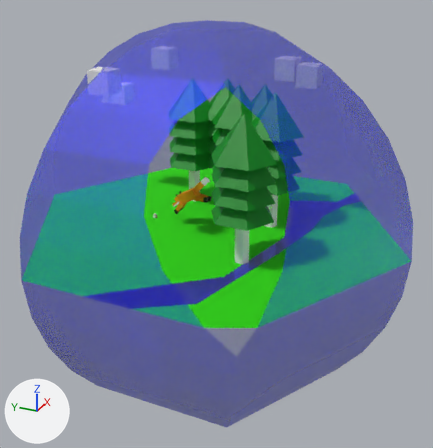
The glTF model blenderScene_a-frame_version.glb as it was, and as the next commit left it.
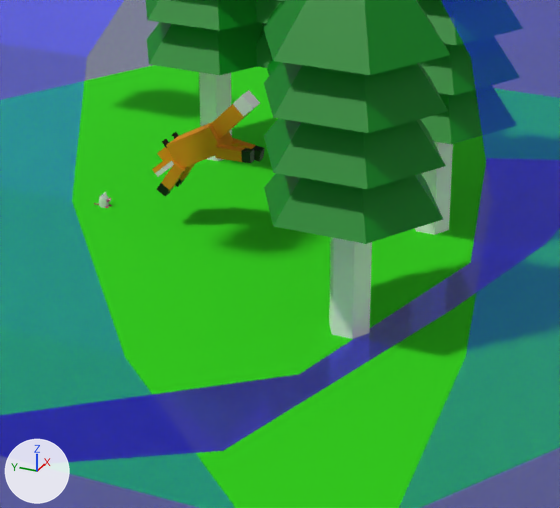
Old and new are each drawn whole from a 50 mm camera at (-51.4, -23.7, 25.8) aimed at (0.2, -0.4, 0.0) and again close up on the part from 27% to 73% of the width and 32% to 72% of the height. The lights are fixed; the arrows at lower left show +X, +Y and +Z. Everything nearer to the camera than a plane just in front of the edit is cut away. Where no turn or scale is listed for an object, it has been applied to the vertices.

The older version as bpy lines, for what is in view:
```python
ob_cylinder_001 = bpy.data.objects.new('Cylinder.001', me_cylinder_001)
ob_cylinder_001.location = (6.77, 1.22, 2.92)
ob_cylinder_002 = bpy.data.objects.new('Cylinder.002', me_cylinder_002)
ob_cylinder_002.location = (5.3, 4.58, 2.92)
ob_cylinder_003 = bpy.data.objects.new('Cylinder.003', me_cylinder_003)
ob_cylinder_003.location = (4.39, -1.05, 2.92)
ob_cylinder_004 = bpy.data.objects.new('Cylinder.004', me_cylinder_004)
ob_cylinder_004.location = (2.27, -5.58, 2.92)
ob_cylinder_005 = bpy.data.objects.new('Cylinder.005', me_cylinder_005)
ob_cylinder_005.location = (-6.25, -5.85, 2.92)
ob_sphere = bpy.data.objects.new('Sphere', me_sphere_001)
ob_sphere.location = (0.0, 0.0, 0.0)
ob_torus_008 = bpy.data.objects.new('Torus.008', me_torus_008)
ob_torus_008.location = (-0.92, 6.21, 0.47)
# also in view: 'Circle.001' at (0.0, 0.0, 0.0); 'Cube.008' at (-1.1, 1.8, 3.3); 'Circle' at (-1.4, -4.6, 0.0)
```
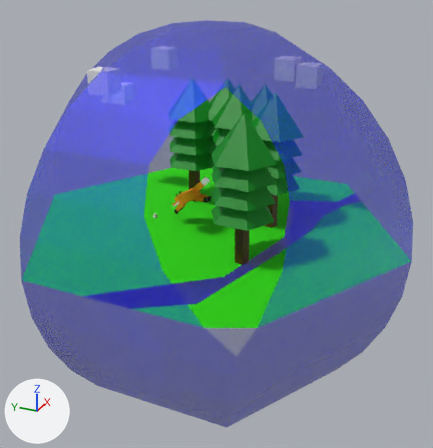
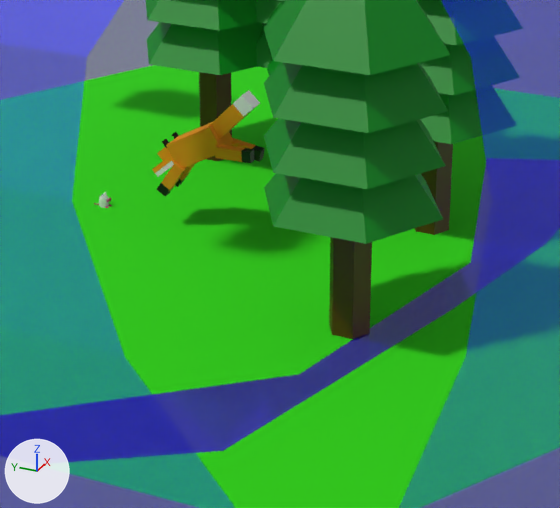
The change, as a list of edits to the scene's bpy script:
```text
Change mat_material_030:
    mat_material_030.base_color: (1.0, 1.0, 1.0) -> (0.092, 0.0328, 0.000708)  # white #ffffff -> brown #563302
```

What differs and where, as boxes (x1, y1, x2, y2) in the close-ups (560 x 508 px):
'Cylinder.005', recoloured
    both: (327, 138, 445, 339)
'Cylinder.002', recoloured
    both: (196, 70, 234, 161)
'Cylinder.004', recoloured
    both: (415, 138, 456, 235)
